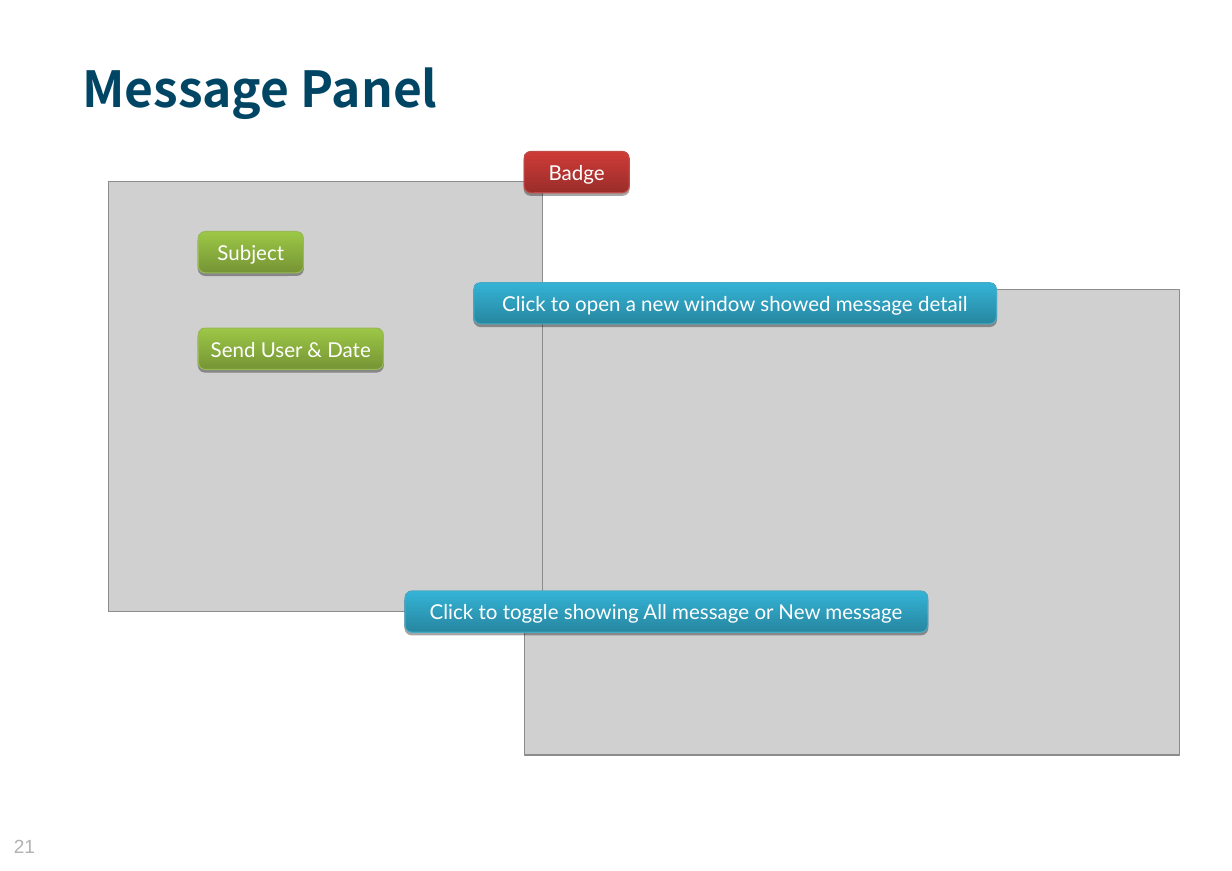
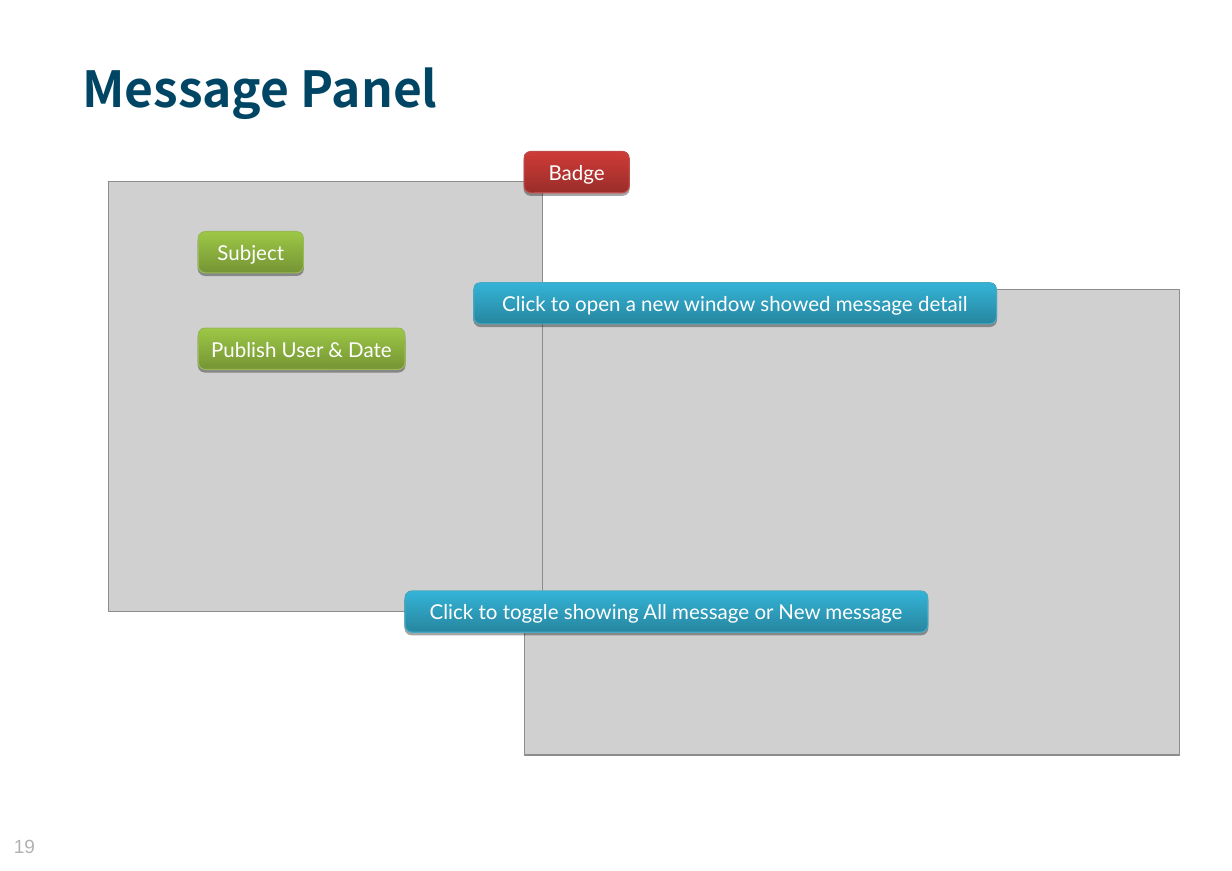
Before and after one commit to MosesZhu/Cube, a slide deck: slide 19 of Document/New Webframework Introduction.ppt (slide 21 before the commit). Drawn at 1232x871 pixels with LibreOffice and Linux fonts; fonts in the diff are those of the drawing; grey boxes stand for pictures; background and template pictures are left out. Boxes give left, top, right and bottom in pixels: in the first picture for what was removed or moved away, otherwise in the second. Text is boxed around its words. In the diff, an @@ line names an element or a change of style, - is before the commit and + after.

```diff
--- a/Document/New Webframework Introduction.ppt
+++ b/Document/New Webframework Introduction.ppt
@@ rounded rectangle "Publish User & Date": place and size @@
-rounded rectangle "Publish User & Date" at <box>198,328,384,369</box>
+rounded rectangle "Publish User & Date" at <box>198,328,405,369</box>
@@ text in rounded rectangle at <box>211,342,392,357</box>: text changed @@
-Send User & Date
+Publish User & Date
@@ page number at <box>14,840,35,853</box>: text changed @@
-21
+19
```
Also in this commit, not shown: 10 other slides changed, 2 slides added, 4 slides removed, 12 other files.
